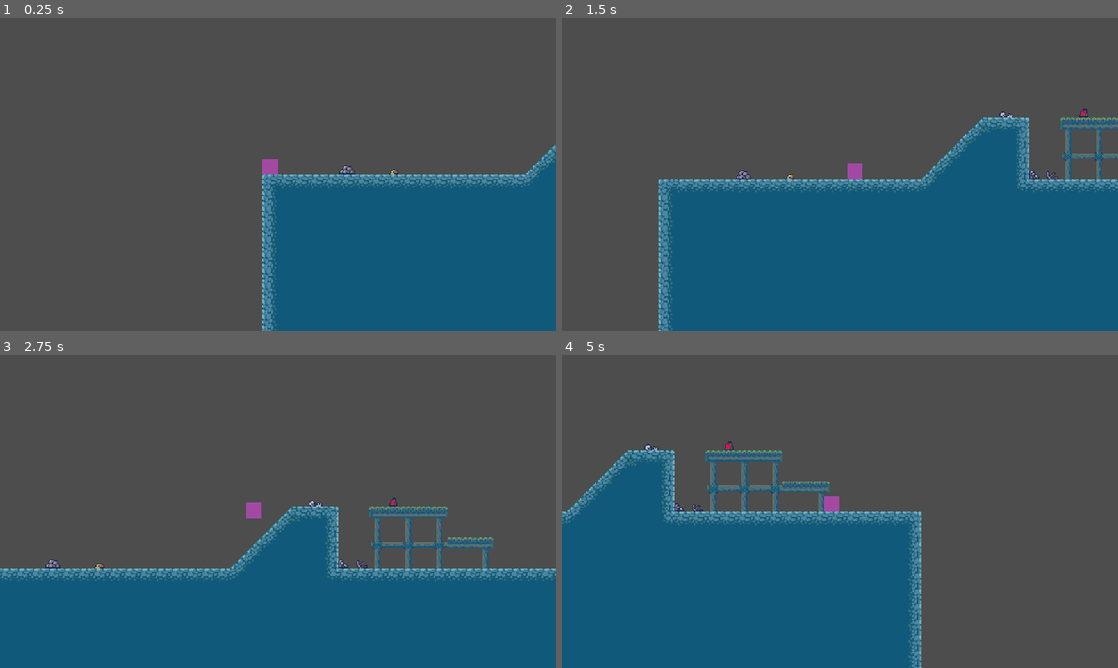
Above: before the commit, frames 1-4 (two rows, left to right).
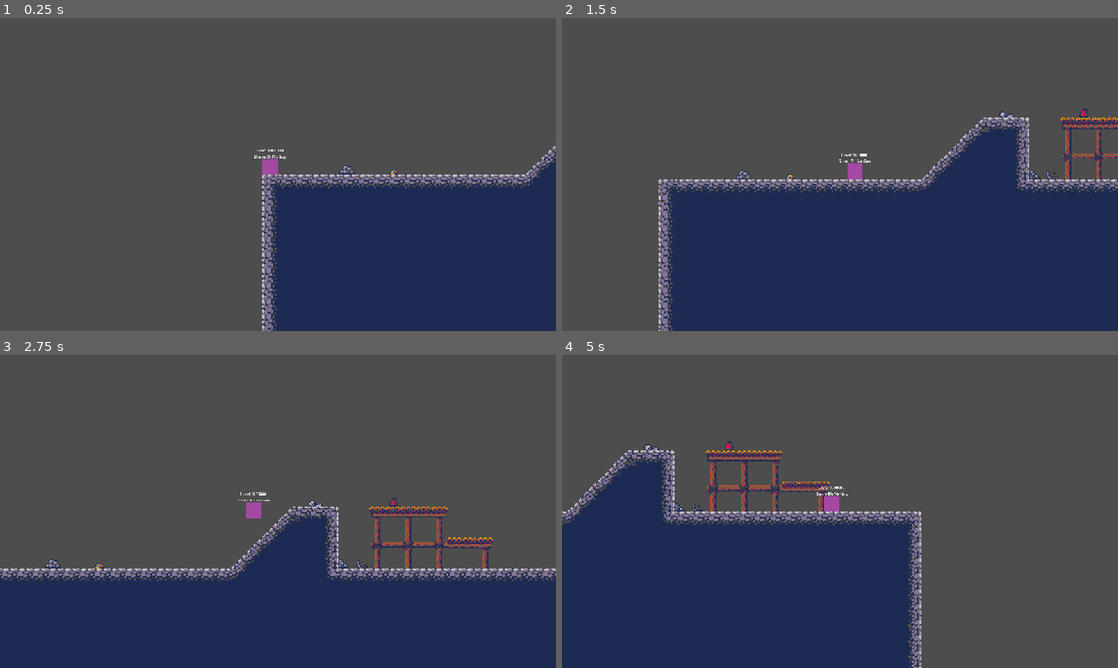
Above: after the commit, the same moments.

Repository: Sauleline/at2Colaborative
Game: Godot game, scene res://Main_Game/main.tscn
Same seed, same stepped clock (60 frames per second), same inputs: the game is played once before the commit and once after it. This scene is started directly instead of the project's main scene.
Inputs:
- Up to frame 1 (0.25 s): no input
- Up to frame 2 (1.5 s): tap Enter at 0.5 s; hold D (p1right) from 0.53 s (still down); tap W (p1jump) at 0.77 s
- Up to frame 3 (2.75 s): tap W (p1jump) at 1.52 s; release D (p1right) at 2.03 s; hold A (p1left) from 2.03 s (still down)
- Up to frame 4 (5 s): release A (p1left) at 2.78 s; hold D (p1right) 2.78-4.28 s; tap W (p1jump) at 3.02, 3.77, 4.52 s; hold A (p1left) from 4.28 s (still down)

The runs differ from the first frame. In frame 1, 27% of the frame differs, in the area x 45-100%, y 40-100%; in frame 2, 44%, in the area x 17-100%, y 31-100%; in frame 3, 36%; in frame 4, 37%.

Commit message:
added user level display

Diff:
--- a/at2Colaborative/Main_Game/main.tscn
+++ b/at2Colaborative/Main_Game/main.tscn
@@ -10,7 +10,6 @@
 [node name="Terrain" parent="." instance=ExtResource("3_c2mri")]
 position = Vector2(0, 3)
 tile_map_data = PackedByteArray("AAASABIAAQABAAAAAAASABMAAQABAAEAAAASABQAAQABAAEAAAASABUAAQABAAEAAAASABYAAQABAAEAAAATAB …(8368 unchanged characters)…
-collision_visibility_mode = 1
 
 [node name="PlayerSpawn" type="Marker2D" parent="."]
 position = Vector2(280, 283)
@@ -23,6 +22,7 @@
 gravity = 1000
 friction = 0.038
 acceleration = 0.05
+level = "Level 1000000 Dame Da Ne Guy"
 
 [node name="Camera" type="Camera2D" parent="Player"]
 position = Vector2(33.3333, 33.3333)
--- a/at2Colaborative/Main_Game/player.gd
+++ b/at2Colaborative/Main_Game/player.gd
@@ -5,7 +5,10 @@
 @export var gravity = 4000
 @export_range(0.0, 1.0) var friction = 0.5
 @export_range(0.0 , 1.0) var acceleration = 0.1
+@export var level = "Level 10 Crook"
 
+func _ready():
+	$"Level Display".text = level
 
 func _physics_process(delta):
 	velocity.y += gravity * delta
--- a/at2Colaborative/Main_Game/player.tscn
+++ b/at2Colaborative/Main_Game/player.tscn
@@ -28,3 +28,13 @@
 
 [node name="CollisionShape2D" type="CollisionShape2D" parent="."]
 shape = SubResource("RectangleShape2D_gragq")
+
+[node name="Level Display" type="Label" parent="."]
+offset_left = -72.0
+offset_top = -80.0
+offset_right = 72.0
+offset_bottom = -40.0
+text = "Level 10 Crook"
+horizontal_alignment = 1
+vertical_alignment = 1
+autowrap_mode = 2
